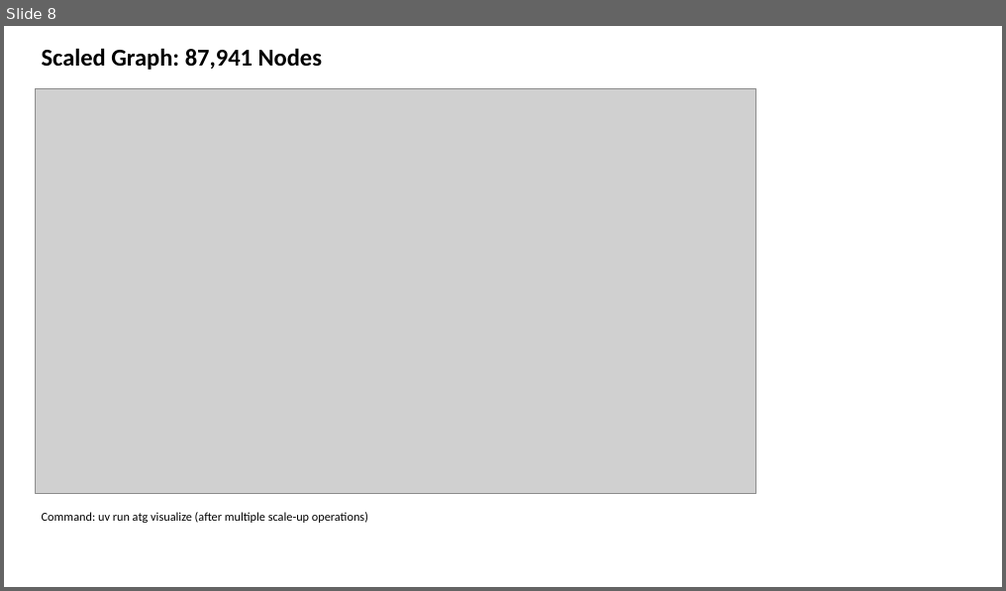
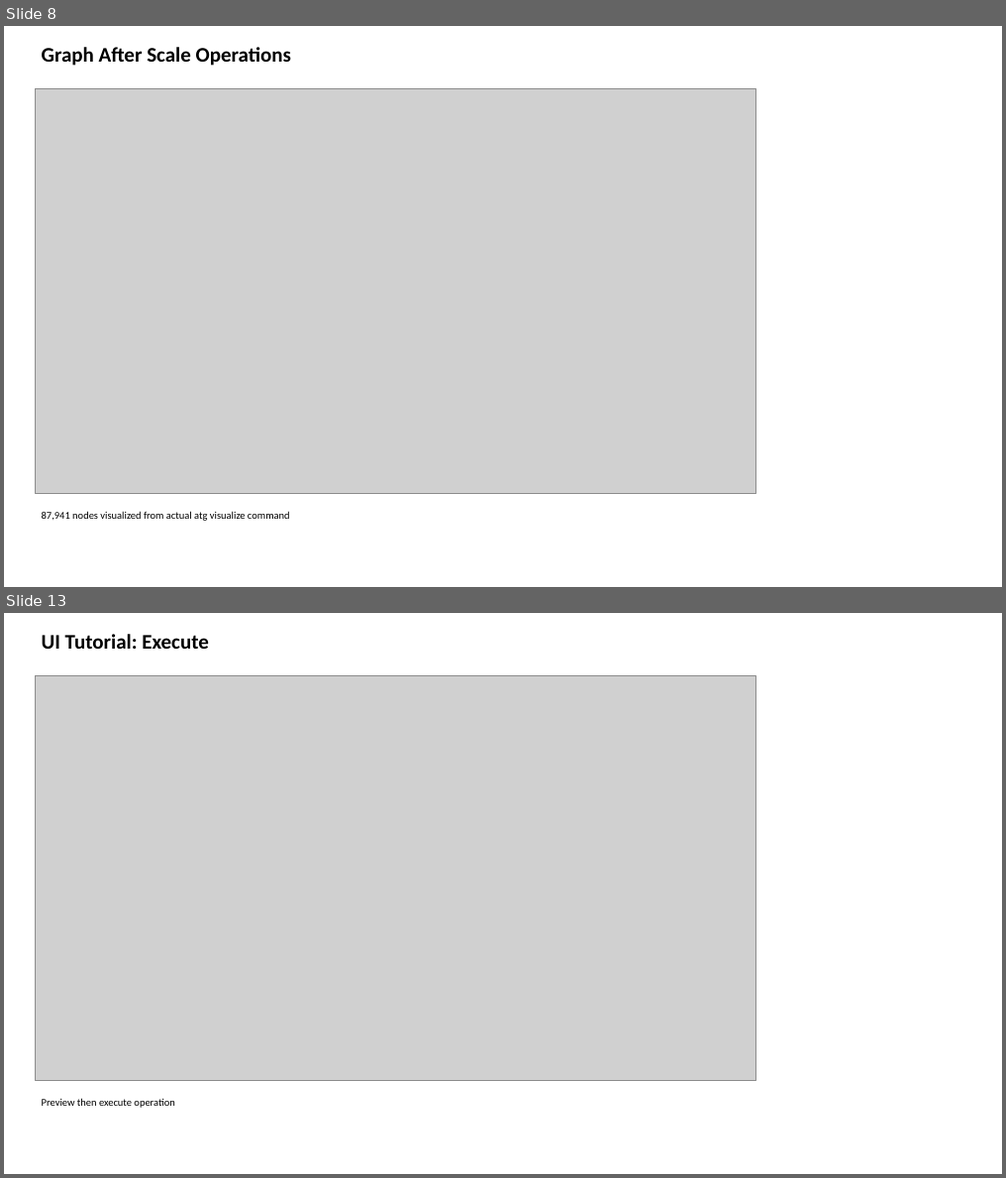
Before and after one commit to rysweet/azure-tenant-grapher, a slide deck: Scale_Operations_Implementation.pptx. Shown one above the other, each under a label of ours: slide 8 before the commit, slides 8 and 13 after it; the slides between them are not shown. The pictures are 1006x591 and 1006x1178 pixels, drawn with LibreOffice and Linux fonts; fonts in the diff are those of the drawing; grey boxes stand for pictures. Boxes give left, top, right and bottom in pixels: in the first picture for what was removed or moved away, otherwise in the second. Text is boxed around its words. In the diff, an @@ line names an element or a change of style, - is before the commit and + after.

```diff
--- a/Scale_Operations_Implementation.pptx
+++ b/Scale_Operations_Implementation.pptx
@@ slide 13 added at <box>4,613,1002,1174</box>, background #FFFFFF @@
@@ text added at <box>42,634,209,649</box>, 24 pt, text #000000, bold @@
+UI Tutorial: Execute
@@ picture added at <box>36,675,756,1080</box> @@
@@ text added at <box>42,1098,175,1108</box>, 12 pt, text #000000 @@
+Preview then execute operation
@@ slide 8 changed as well @@
@@ text at <box>42,47,291,66</box>: text changed; size 28 to 24 pt @@
-Scaled Graph: 87,941 Nodes
+Graph After Scale Operations
@@ text at <box>42,511,290,521</box>: text changed; size 14 to 12 pt @@
-Command: uv run atg visualize (after multiple scale-up operations)
+87,941 nodes visualized from actual atg visualize command
```
Also in this commit, not shown: 9 other slides changed, 9 other slides added.
